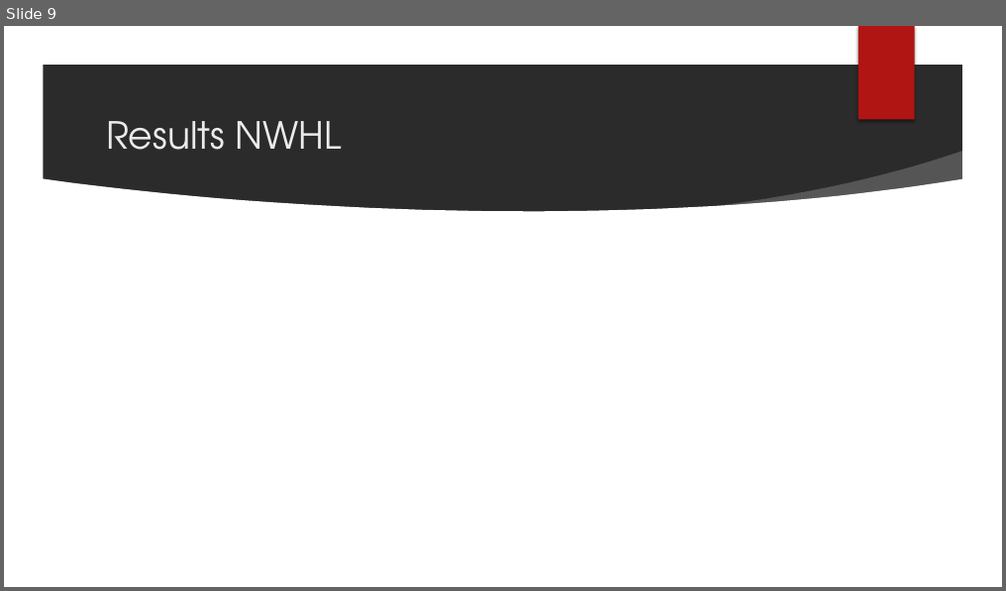
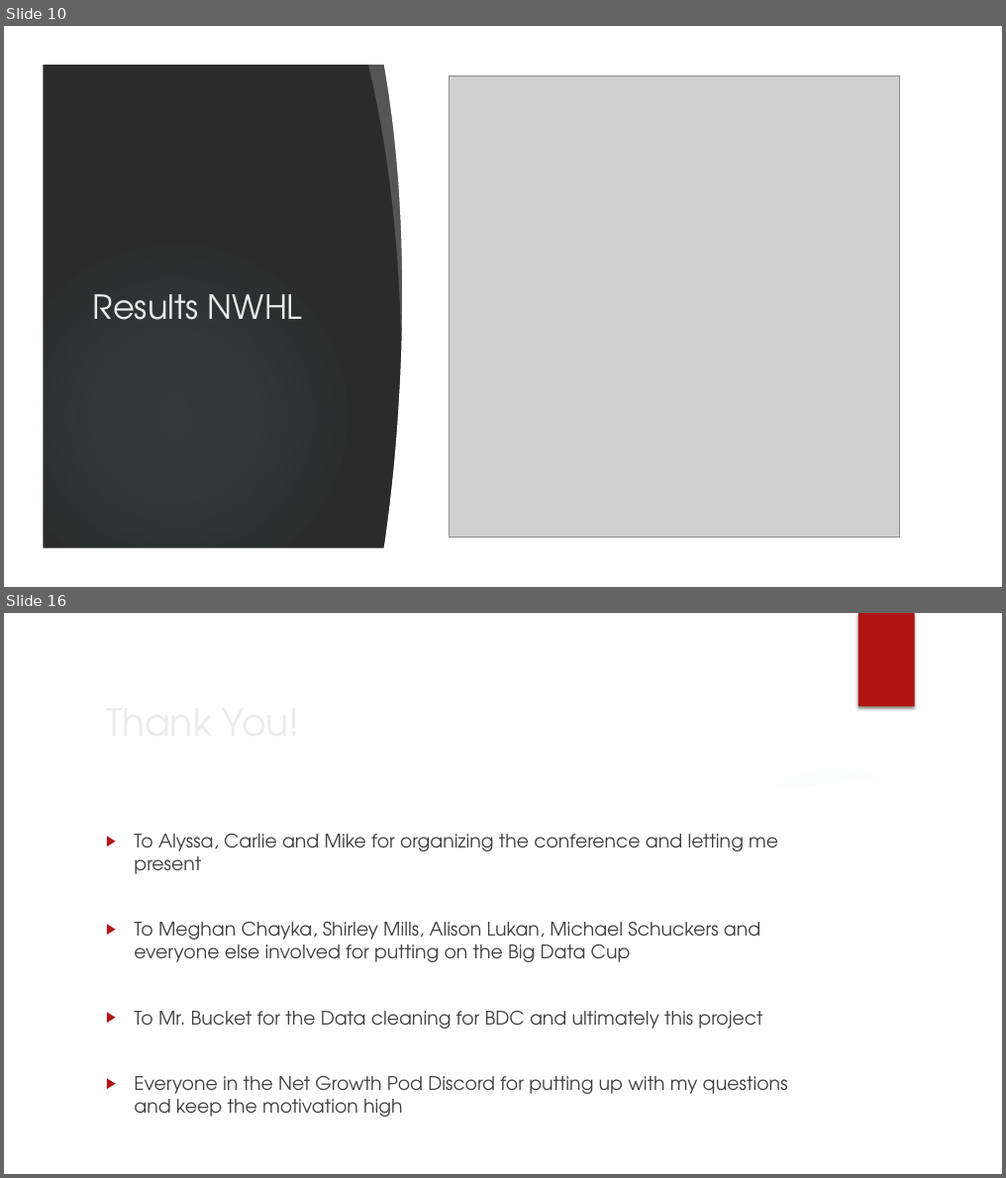
Before and after one commit to TK5-Tim/Big-Data-Cup, a slide deck: 2022/whkyhac2022/pres-whkyhac.pptx. Shown one above the other, each under a label of ours: slide 9 before the commit, slides 10 and 16 after it; the slides between them are not shown. The pictures are 1006x591 and 1006x1178 pixels, drawn with LibreOffice and Linux fonts; fonts in the diff are those of the drawing; grey boxes stand for pictures; background and template pictures are left out; a plain dark background stands for a picture behind light text. Boxes give left, top, right and bottom in pixels: in the first picture for what was removed or moved away, otherwise in the second. Text is boxed around its words. In the diff, an @@ line names an element or a change of style, - is before the commit and + after.

```diff
--- a/2022/whkyhac2022/pres-whkyhac.pptx
+++ b/2022/whkyhac2022/pres-whkyhac.pptx
@@ slide 16 added at <box>4,613,1002,1174</box>, background picture (left out); not listed: 3 template elements that a slide beside it also shows @@
@@ group added at <box>4,613,1002,1174</box>: 3 freeform shapes, 1 ellipse @@
@@ title added at <box>98,692,821,750</box>, 36 pt, text #EBEBEB @@
+Thank You!
@@ text added at <box>134,834,788,1117</box>, 18 pt, text #404040 @@
+▶ To Alyssa, Carlie and Mike for organizing the conference and letting me present
+▶ To Meghan Chayka, Shirley Mills, Alison Lukan, Michael Schuckers and everyone else involved for putting on the Big Data Cup
+▶ To Mr. Bucket for the Data cleaning for BDC and ultimately this project
+▶ Everyone in the Net Growth Pod Discord for putting up with my questions and keep the motivation high
@@ what was slide 9 is now slide 10 @@
@@ slide 10 changed as well @@
@@ group removed at <box>4,26,1002,587</box>: 3 freeform shapes, 1 ellipse @@
@@ rectangle added at <box>4,26,1002,587</box>, fill #FFFFFF @@
@@ group added at <box>4,26,1002,587</box>: 3 freeform shapes, 2 ellipses, 1 rectangle @@
@@ picture added at <box>449,76,899,538</box> @@
@@ title "Results NWHL": place and size @@
-title "Results NWHL" at <box>106,121,343,150</box>
+title "Results NWHL" at <box>93,294,303,320</box>
@@ title "Results NWHL" at <box>93,294,303,320</box>: size 36 to 32 pt @@
```
Also in this commit, not shown: 8 other slides changed, 4 other slides added, 2 slides removed, 3 other files.
